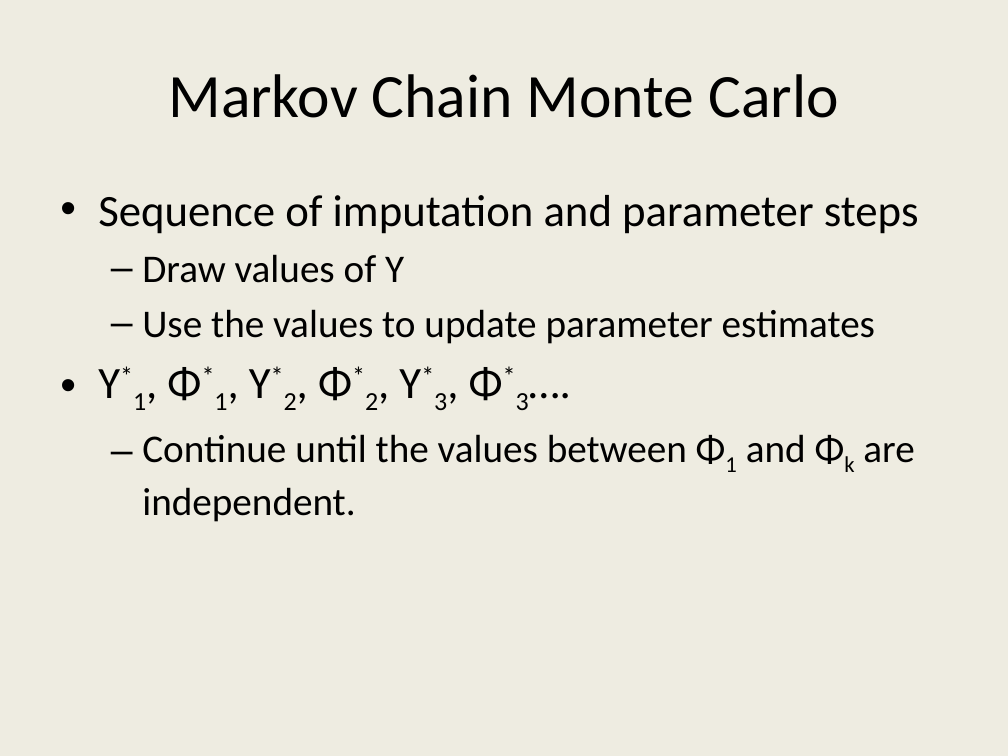
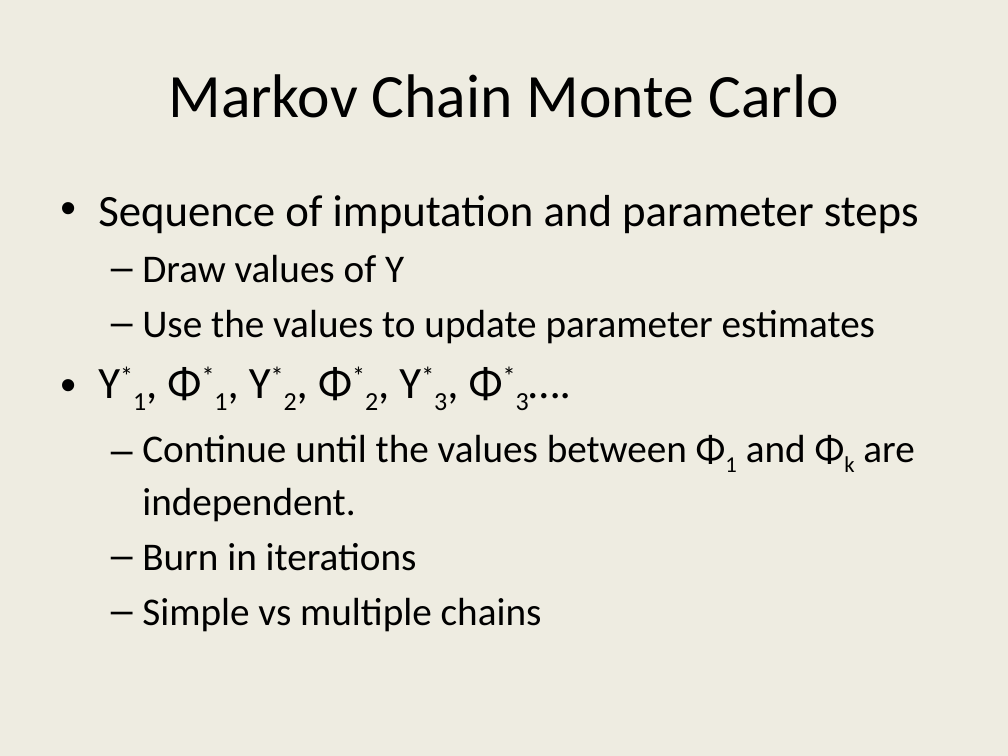
Before and after one commit to OuhscBbmc/StatisticalComputing, a slide deck: slide 7 of 2014_Presentations/03_March/PleitzProcMI-2014-03.pptx (slide 9 before the commit). Drawn at 1008x756 pixels with LibreOffice and Linux fonts; fonts in the diff are those of the drawing. Boxes give left, top, right and bottom in pixels: in the first picture for what was removed or moved away, otherwise in the second. Text is boxed around its words. In the diff, an @@ line names an element or a change of style, - is before the commit and + after.

```diff
--- a/2014_Presentations/03_March/PleitzProcMI-2014-03.pptx
+++ b/2014_Presentations/03_March/PleitzProcMI-2014-03.pptx
@@ text at [142,543,542,632]: paragraphs added @@
+  – Burn in iterations
+  – Simple vs multiple chains
```
Also in this commit, not shown: 3 other slides changed, 2 slides added, 4 other files.
